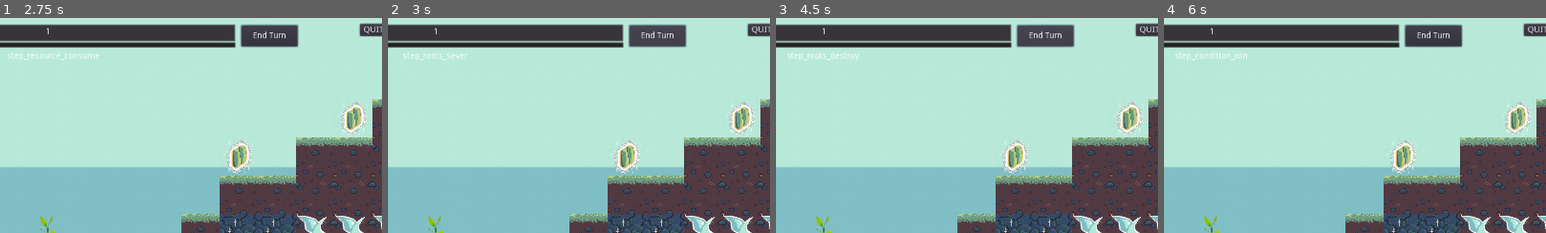
Above: before the commit, frames 1-4 (left to right).
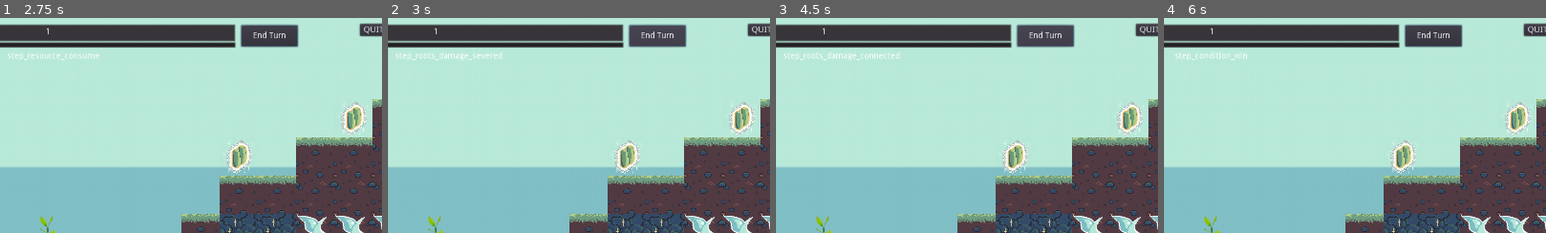
Above: after the commit, the same moments.

Repository: Gouellie/Roots
Game: Godot game, scene res://src/screens/main_menu.tscn
The game is run twice, just before and just after one commit, with the same random seed, the same clock (stepped at 60 frames per second) and the same inputs.
Inputs (mouse positions are % of the whole screen's width and height, from its top left):
- Up to frame 1 (2.75 s): click "NEW GAME" at 0.5 s; click "End Turn" at 1.25 s; click "DRAW" at 2 s
- Up to frame 2 (3 s): click "End Turn" at 2.75 s
- Up to frame 3 (4.5 s): click "DRAW" at 3.5 s; click "End Turn" at 4.25 s
- Up to frame 4 (6 s): click "DRAW" at 5 s; tap Enter at 5.75 s; drag from (44, 92) to (90, 27) at 5.77 s
The pictures show only the part of the screen within x 44-94%, y 0-50%; the shares and areas given below are measured in that part.

Frame 1 is identical in both runs. In frame 2, 0.3% of the frame differs, in the area x 2-30%, y 16-20%; in frame 3, 0.3%, in the area x 2-33%, y 16-20%; in frame 4, nothing differs.

Commit message:
roots can be damaged & destroyed if not enough resources are provided

Diff:
--- a/project.godot
+++ b/project.godot
@@ -14,6 +14,11 @@
 "language": "GDScript",
 "path": "res://src/ui/turns/resolve_behaviors/resolve_behavior_consume_resource.gd"
 }, {
+"base": "ResolveBehavior",
+"class": "DamageResolveBehavior",
+"language": "GDScript",
+"path": "res://src/ui/turns/resolve_behaviors/resolve_behavior_damage.gd"
+}, {
 "base": "Node2D",
 "class": "Entity",
 "language": "GDScript",
@@ -53,6 +58,11 @@
 "class": "IngredientManager",
 "language": "GDScript",
 "path": "res://src/scenes/librairies/managers/ingredients_manager.gd"
+}, {
+"base": "ResolveBehavior",
+"class": "NoResourcesDamageResolveBehavior",
+"language": "GDScript",
+"path": "res://src/ui/turns/resolve_behaviors/resolve_behavior_damage_noresources.gd"
 }, {
 "base": "Entity",
 "class": "Plant",
@@ -141,6 +151,7 @@
 } ]
 _global_script_class_icons={
 "ConsumerResolveBehavior": "",
+"DamageResolveBehavior": "",
 "Entity": "",
 "EntityManager": "",
 "Harvestable": "",
@@ -149,6 +160,7 @@
 "HarvestableWater": "",
 "Ingredient": "",
 "IngredientManager": "",
+"NoResourcesDamageResolveBehavior": "",
 "Plant": "",
 "PlayerResourceManager": "",
 "ProducerResolveBehavior": "",
--- a/src/autoload/turns.gd
+++ b/src/autoload/turns.gd
@@ -29,13 +29,13 @@
 signal step_resource_consume()
 
 # warning-ignore:unused_signal
-signal step_roots_sever()
+signal step_roots_damage_severed()
 
 # warning-ignore:unused_signal
 signal step_roots_destroy()
 
 # warning-ignore:unused_signal
-signal step_condition_win()
+signal step_roots_damage_connected()
 
 # warning-ignore:unused_signal
 signal step_condition_lose()
@@ -44,8 +44,8 @@
 	resources_produce = 1,
 	placing = 2,
 	resources_consume = 3,
-	roots_sever = 4,
-	roots_destroy = 5,
+	roots_damage_severed = 4,
+	roots_damage_connected = 5,
 	condition_win = 6,
 	condition_lose = 7,
 }
@@ -55,8 +55,8 @@
 	1: "step_resource_produce",
 	2: "step_placing",
 	3: "step_resource_consume",
-	4: "step_roots_sever",
-	5: "step_roots_destroy",
+	4: "step_roots_damage_severed",
+	5: "step_roots_damage_connected",
 	6: "step_condition_win",
 	7: "step_condition_lose",
 }
--- a/src/scenes/librairies/managers/entity_manager.gd
+++ b/src/scenes/librairies/managers/entity_manager.gd
@@ -21,7 +21,6 @@
 onready var _plant_master : Plant
 onready var _terrain : TileMap
 onready var tile_offset : Vector2
-
 
 func _ready() -> void:
 	_plant_master = get_node(plant_master_node_path) as Plant
@@ -232,3 +231,28 @@
 
 func get_network_head(_p : Plant) -> Tile:
 	return get_tile_at_position(_p.head_tile_cellv)
+
+func get_connected_root_tiles_by_distance(_distance : int) -> Array:
+	var _tiles : Array = []
+	for _t in get_connected_root_tiles():
+		if _t is Tile:
+			var _tile : Tile = _t as Tile
+			if _tile.distance == _distance:
+				_tiles.append(_tile)
+
+	return _tiles
+
+func get_longest_distance() -> int:
+	var _longest_distance = 0
+	for _t in get_connected_root_tiles():
+		if _t is Tile:
+			var _tile : Tile = _t as Tile
+			_longest_distance = max(_longest_distance, _tile.distance)
+
+	return _longest_distance
+
+func should_receive_damage(_tile : Tile) -> bool:
+	if _tile.distance == get_longest_distance():
+		return true
+
+	return false
--- a/src/scenes/librairies/tiles/tile.gd
+++ b/src/scenes/librairies/tiles/tile.gd
@@ -24,6 +24,7 @@
 		health_node = resource_manager.add_new_resource(Resources.HEALTH, Globals.TILE_HEALTH)
 		health_node.connect("node_depleted", self, "on_health_depleted")
 		health_node.connect("node_update", self, "on_health_changed")
+		$Health.text = String(health_node.value)
 
 func on_health_depleted():
 	self.queue_free()
@@ -31,6 +32,7 @@
 
 func on_health_changed():
 	# do something to update visual here later
+	$Health.text = String(health_node.value)
 	pass
 
 func apply_damage(_damage : int):
--- a/src/scenes/librairies/tiles/types/tile_elbow.tscn
+++ b/src/scenes/librairies/tiles/types/tile_elbow.tscn
@@ -1,9 +1,11 @@
-[gd_scene load_steps=7 format=2]
+[gd_scene load_steps=9 format=2]
 
 [ext_resource path="res://src/scenes/librairies/tiles/tile.gd" type="Script" id=1]
 [ext_resource path="res://assets/tiles/roots_tile_sheet_export_no_gap.png" type="Texture" id=2]
 [ext_resource path="res://assets/icons/invalid.png" type="Texture" id=3]
 [ext_resource path="res://src/ui/turns/resolve_behaviors/resolve_behavior_consume_resource.gd" type="Script" id=4]
+[ext_resource path="res://src/ui/turns/resolve_behaviors/resolve_behavior_damage_noresources.gd" type="Script" id=5]
+[ext_resource path="res://assets/theme/main_theme.tres" type="Theme" id=6]
 
 [sub_resource type="CircleShape2D" id=1]
 
@@ -47,6 +49,13 @@
 margin_right = 16.0
 margin_bottom = -10.0
 
+[node name="Health" type="Label" parent="."]
+margin_left = -24.0
+margin_top = 16.0
+margin_right = 16.0
+margin_bottom = 45.0
+theme = ExtResource( 6 )
+
 [node name="IngredientDetector" type="Area2D" parent="."]
 collision_layer = 0
 collision_mask = 4
@@ -56,3 +65,6 @@
 
 [node name="ConsumerResolveBehavior" type="Node2D" parent="."]
 script = ExtResource( 4 )
+
+[node name="DamageResolveBehavior" type="Node2D" parent="."]
+script = ExtResource( 5 )
--- a/src/scenes/librairies/tiles/types/tile_fourway.tscn
+++ b/src/scenes/librairies/tiles/types/tile_fourway.tscn
@@ -1,9 +1,11 @@
-[gd_scene load_steps=7 format=2]
+[gd_scene load_steps=9 format=2]
 
 [ext_resource path="res://src/scenes/librairies/tiles/tile.gd" type="Script" id=1]
 [ext_resource path="res://assets/tiles/roots_tile_sheet_export_no_gap.png" type="Texture" id=2]
 [ext_resource path="res://assets/icons/invalid.png" type="Texture" id=3]
 [ext_resource path="res://src/ui/turns/resolve_behaviors/resolve_behavior_consume_resource.gd" type="Script" id=4]
+[ext_resource path="res://src/ui/turns/resolve_behaviors/resolve_behavior_damage_noresources.gd" type="Script" id=5]
+[ext_resource path="res://assets/theme/main_theme.tres" type="Theme" id=6]
 
 [sub_resource type="CircleShape2D" id=1]
 
@@ -56,6 +58,13 @@
 margin_right = 16.0
 margin_bottom = -10.0
 
+[node name="Health" type="Label" parent="."]
+margin_left = -24.0
+margin_top = 16.0
+margin_right = 16.0
+margin_bottom = 30.0
+theme = ExtResource( 6 )
+
 [node name="IngredientDetector" type="Area2D" parent="."]
 collision_layer = 0
 collision_mask = 4
@@ -65,3 +74,6 @@
 
 [node name="ConsumerResolveBehavior" type="Node2D" parent="."]
 script = ExtResource( 4 )
+
+[node name="DamageResolveBehavior" type="Node2D" parent="."]
+script = ExtResource( 5 )
--- a/src/scenes/librairies/tiles/types/tile_straight.tscn
+++ b/src/scenes/librairies/tiles/types/tile_straight.tscn
@@ -1,9 +1,11 @@
-[gd_scene load_steps=7 format=2]
+[gd_scene load_steps=9 format=2]
 
 [ext_resource path="res://src/scenes/librairies/tiles/tile.gd" type="Script" id=1]
 [ext_resource path="res://assets/tiles/roots_tile_sheet_export_no_gap.png" type="Texture" id=2]
 [ext_resource path="res://assets/icons/invalid.png" type="Texture" id=3]
 [ext_resource path="res://src/ui/turns/resolve_behaviors/resolve_behavior_consume_resource.gd" type="Script" id=4]
+[ext_resource path="res://src/ui/turns/resolve_behaviors/resolve_behavior_damage_noresources.gd" type="Script" id=5]
+[ext_resource path="res://assets/theme/main_theme.tres" type="Theme" id=6]
 
 [sub_resource type="CircleShape2D" id=1]
 
@@ -57,3 +59,13 @@
 
 [node name="ConsumerResolveBehavior" type="Node2D" parent="."]
 script = ExtResource( 4 )
+
+[node name="NoResourcesDamageResolveBehavior" type="Node2D" parent="."]
+script = ExtResource( 5 )
+
+[node name="Health" type="Label" parent="."]
+margin_left = -24.0
+margin_top = 16.0
+margin_right = 16.0
+margin_bottom = 30.0
+theme = ExtResource( 6 )
--- a/src/scenes/librairies/tiles/types/tile_threeway.tscn
+++ b/src/scenes/librairies/tiles/types/tile_threeway.tscn
@@ -1,9 +1,11 @@
-[gd_scene load_steps=7 format=2]
+[gd_scene load_steps=9 format=2]
 
 [ext_resource path="res://src/scenes/librairies/tiles/tile.gd" type="Script" id=1]
 [ext_resource path="res://assets/tiles/roots_tile_sheet_export_no_gap.png" type="Texture" id=2]
 [ext_resource path="res://assets/icons/invalid.png" type="Texture" id=3]
 [ext_resource path="res://src/ui/turns/resolve_behaviors/resolve_behavior_consume_resource.gd" type="Script" id=4]
+[ext_resource path="res://src/ui/turns/resolve_behaviors/resolve_behavior_damage_noresources.gd" type="Script" id=5]
+[ext_resource path="res://assets/theme/main_theme.tres" type="Theme" id=6]
 
 [sub_resource type="CircleShape2D" id=1]
 
@@ -61,3 +63,13 @@
 
 [node name="ConsumerResolveBehavior" type="Node2D" parent="."]
 script = ExtResource( 4 )
+
+[node name="DamageResolveBehavior" type="Node2D" parent="."]
+script = ExtResource( 5 )
+
+[node name="Health" type="Label" parent="."]
+margin_left = -24.0
+margin_top = 16.0
+margin_right = 16.0
+margin_bottom = 30.0
+theme = ExtResource( 6 )
--- /dev/null
+++ b/src/ui/turns/resolve_behaviors/resolve_behavior_damage.gd
@@ -0,0 +1,23 @@
+extends ResolveBehavior
+class_name DamageResolveBehavior
+
+var tile : Tile
+export var base_amount : int = 1
+
+func _init():
+	._init()
+	resolve_step = Turns.STEP_ORDER.roots_damage
+
+func _ready():
+	if get_owner() is Tile:
+		tile = get_owner() as Tile
+
+func _execute_resolve_behavior():
+	if Globals.
+	if Globals.entity_manager.should_receive_damage(tile) == false:
+		return
+
+	tile.apply_damage(get_damage_amount())
+
+func get_damage_amount() -> int:
+	return base_amount
--- /dev/null
+++ b/src/ui/turns/resolve_behaviors/resolve_behavior_damage_noresources.gd
@@ -0,0 +1,27 @@
+extends ResolveBehavior
+class_name NoResourcesDamageResolveBehavior
+
+var tile : Tile
+export (String)var identifier : String = "water"
+export var base_amount : int = 1
+
+func _init():
+	._init()
+	resolve_step = Turns.STEP_ORDER.roots_damage_connected
+
+func _ready():
+	if get_owner() is Tile:
+		tile = get_owner() as Tile
+
+func _execute_resolve_behavior():
+	var rsc : ResourceNode = Globals.player_resource_manager.get_resource_manager().get_resource(identifier) as ResourceNode
+	if rsc == null || rsc._is_depleted() == false:
+		return
+
+	if Globals.entity_manager.should_receive_damage(tile) == false:
+		return
+
+	tile.apply_damage(get_damage_amount())
+
+func get_damage_amount() -> int:
+	return base_amount
